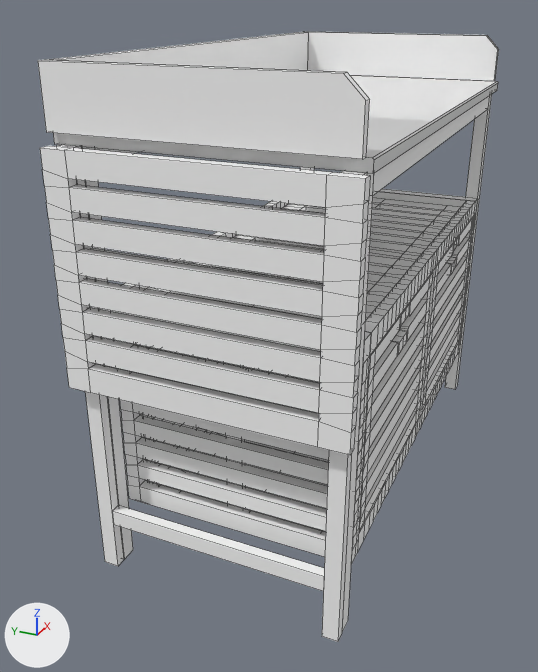
Before and after pictures for a commit that changed the Blender file website/3D Model/workBenchM_2.blend.
One viewpoint serves both versions: a 50 mm lens placed at (-14.14, -5.17, 8.61), pointed at (-1.02, 0.74, 2.05). The axes (+X, +Y, +Z) are drawn at lower left. The lights are the same throughout. Mesh edges are drawn as thin lines.

Names of what the first picture shows: 'benchExtend', 'door', 'door1', 'legExtend1', 'stoneBench', 'workBench'.
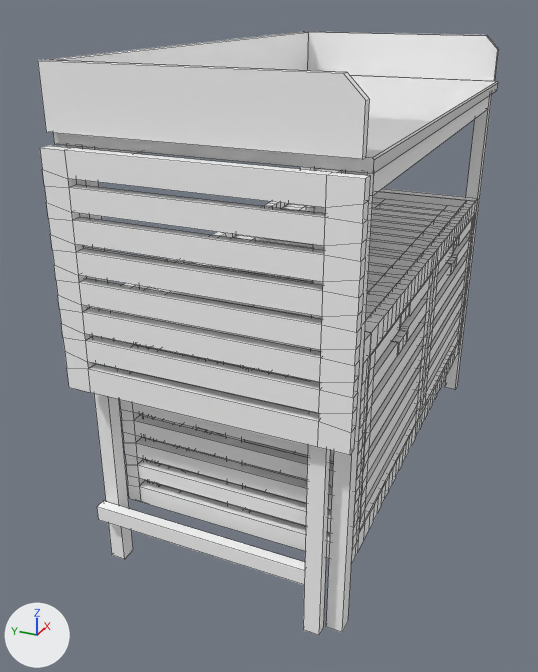
Where the change shows, as pixel boxes [x1, y1, x2, y2] in the pictures (538 x 672 px):
```json
{"object": "legExtend1", "change": "reshaped, moved", "before": [57, 144, 367, 642], "after": [83, 168, 342, 635], "on screen": "16% narrower, 6% shorter"}
{"part": 1, "of": "me_mesh_002", "change": "deleted", "before": [57, 144, 124, 566]}
```

Edits to the scene script, one JSON object a line:
```json
{"block": "me_mesh_002", "where": "me_mesh_002.from_pydata(...)  # 32 vertices, 23 faces; spans x -0.2..0.0, y -1.0..6.91, z 0.0..4.75"}
{"block": "me_mesh_002", "where": "# used by ob_legextend1; location = (-4.93, 2.35, -0.34); rotation_euler = (1.571, 0.0, 0.0), in degrees (90, 0, 0)"}
{"block": "me_mesh_002", "where": "# verts and faces of me_mesh_002; kept vertices keep their numbers, new ones are numbered from 32"}
{"block": "me_mesh_002", "where": "# before: 16 (-0.2, -0.99, 0.3) at pixel (118, 566), 17 (-0.2, 6.91, 0.3) at pixel (73, 147), 18 (-0.2, -0.99, 0.0) at pixel (105, 561), 19 (-0.2, 6.91, 0.0) at pixel (56, 145), 20 (0.0, -0.99, 0.3) at pixel (124, 559)"}
{"block": "me_mesh_002", "where": "# before: 21 (0.0, 6.91, 0.3) at pixel (81, 145), 22 (0.0, -0.99, 0.0), 23 (0.0, 6.91, 0.0), 24 (0.0, 5.3, 0.3) at pixel (92, 248), 25 (-0.2, 5.3, 0.3)"}
{"block": "me_mesh_002", "where": "# before: 26 (0.0, 5.0, 0.3), 27 (-0.2, 5.0, 0.3), 28 (0.0, 0.3, 0.3) at pixel (118, 505), 29 (-0.2, 0.3, 0.3) at pixel (112, 511), 30 (0.0, 0.0, 0.3)"}
{"block": "me_mesh_002", "where": "# before: 31 (-0.2, 0.0, 0.3) at pixel (113, 524)"}
{"block": "me_mesh_002", "change": "me_mesh_002 part 1"}
{"op": "add", "block": "me_mesh_002", "code": "delete_vertices([*range(16, 24)])  # with the faces that use them"}
{"op": "set", "path": "ob_legextend1.location", "old": "(-4.93, 2.35, -0.34)", "new": "(-4.93, 2.69, -0.34)"}
```
